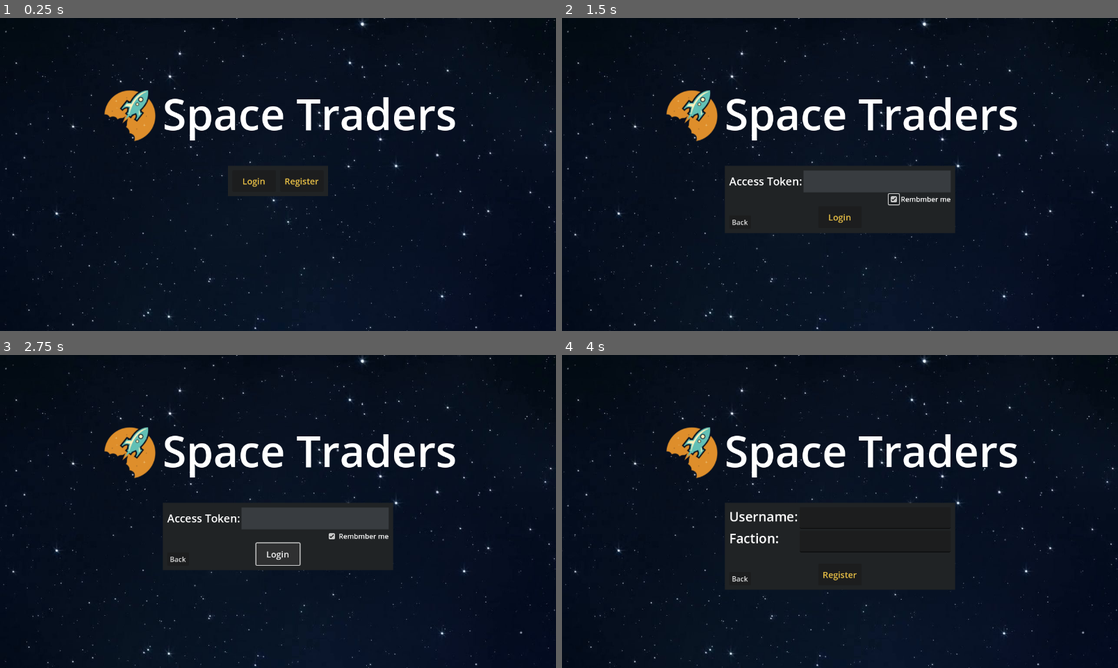
Above: before the commit, frames 1-4 (two rows, left to right).
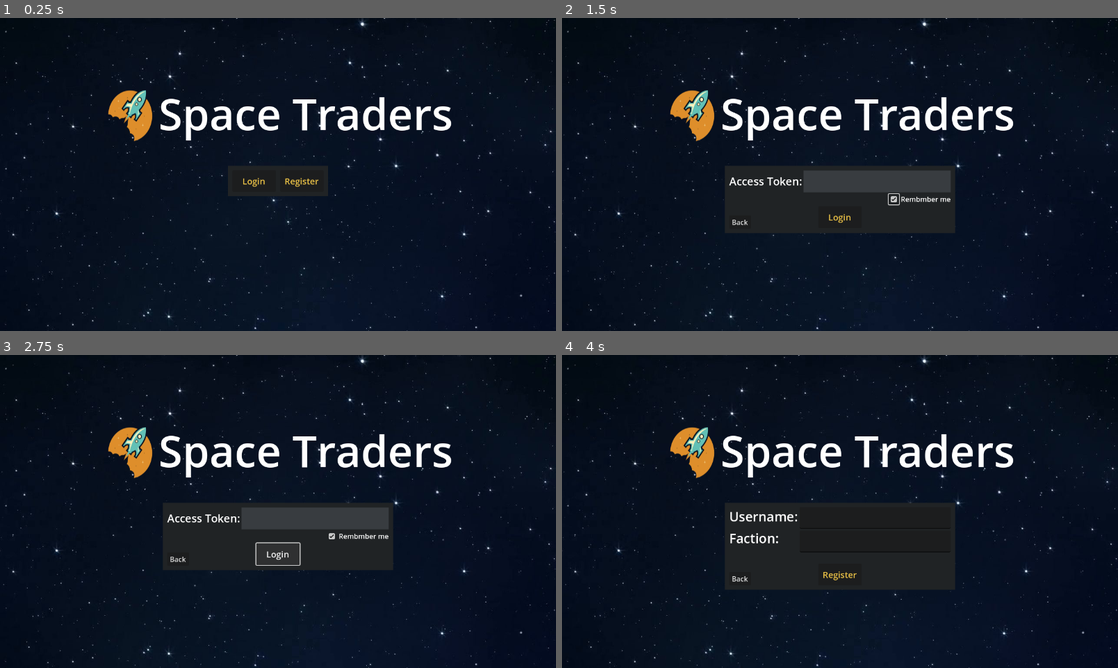
Above: after the commit, the same moments.

Repository: jzocher/space_traders_ui
Game: Godot game, scene res://Scenes/title_screen.tscn
Same seed, same stepped clock (60 frames per second), same inputs: the game is played once before the commit and once after it.
Inputs (mouse positions are in pixels of both pictures, inside the frame that each line leads up to):
- Up to frame 1 (0.25 s): no input
- Up to frame 2 (1.5 s): click "Login" at 0.5 s; click (895, 199) at 1.25 s
- Up to frame 3 (2.75 s): click "Login" at 2 s
- Up to frame 4 (4 s): click "Back" at 2.75 s; click "Register" at 3.5 s

The runs differ from the first frame. In frame 1, 2.6% of the frame differs, in the area x 18-82%, y 23-40%; in frame 2, 2.6%; in frame 3, 2.6%; in frame 4, 2.6%.
Error before the commit: Invalid access to property or key 'text' on a base object of type 'null instance'. (res://Scripts/title_screen.gd:16)

Commit message:
Register POST request now works

Diff:
--- a/Scenes/title_screen.tscn
+++ b/Scenes/title_screen.tscn
@@ -52,7 +52,6 @@
 [node name="TextureRect" type="TextureRect" parent="HBoxContainer4"]
 layout_mode = 2
 texture = ExtResource("3_6bv1d")
-expand_mode = 2
 
 [node name="Label" type="Label" parent="HBoxContainer4"]
 layout_mode = 2
@@ -74,7 +73,7 @@
 grow_horizontal = 2
 grow_vertical = 2
 
-[node name="Choice" type="Control" parent="ControlPanel"]
+[node name="ChoiceMenu" type="Control" parent="ControlPanel"]
 visible = false
 layout_mode = 1
 anchors_preset = 5
@@ -85,7 +84,7 @@
 offset_bottom = 70.0
 grow_horizontal = 2
 
-[node name="ColorRect" type="ColorRect" parent="ControlPanel/Choice"]
+[node name="ColorRect" type="ColorRect" parent="ControlPanel/ChoiceMenu"]
 layout_mode = 1
 anchors_preset = 15
 anchor_right = 1.0
@@ -94,7 +93,7 @@
 grow_vertical = 2
 color = Color(0.12549, 0.137255, 0.145098, 1)
 
-[node name="MarginContainer" type="MarginContainer" parent="ControlPanel/Choice"]
+[node name="MarginContainer" type="MarginContainer" parent="ControlPanel/ChoiceMenu"]
 layout_mode = 1
 anchors_preset = 15
 anchor_right = 1.0
@@ -106,10 +105,10 @@
 theme_override_constants/margin_right = 10
 theme_override_constants/margin_bottom = 10
 
-[node name="Control" type="Control" parent="ControlPanel/Choice/MarginContainer"]
-layout_mode = 2
-
-[node name="Login" type="Button" parent="ControlPanel/Choice/MarginContainer/Control"]
+[node name="Control" type="Control" parent="ControlPanel/ChoiceMenu/MarginContainer"]
+layout_mode = 2
+
+[node name="LoginChoice" type="Button" parent="ControlPanel/ChoiceMenu/MarginContainer/Control"]
 layout_mode = 1
 anchors_preset = 4
 anchor_top = 0.5
@@ -122,7 +121,7 @@
 theme_override_font_sizes/font_size = 20
 text = "Login"
 
-[node name="Register" type="Button" parent="ControlPanel/Choice/MarginContainer/Control"]
+[node name="RegisterChoice" type="Button" parent="ControlPanel/ChoiceMenu/MarginContainer/Control"]
 layout_mode = 1
 anchors_preset = 6
 anchor_left = 1.0
@@ -138,7 +137,7 @@
 theme_override_font_sizes/font_size = 20
 text = "Register"
 
-[node name="Login" type="Control" parent="ControlPanel"]
+[node name="LoginMenu" type="Control" parent="ControlPanel"]
 visible = false
 layout_mode = 1
 anchors_preset = 5
@@ -149,7 +148,7 @@
 offset_bottom = 155.0
 grow_horizontal = 2
 
-[node name="ColorRect" type="ColorRect" parent="ControlPanel/Login"]
+[node name="ColorRect" type="ColorRect" parent="ControlPanel/LoginMenu"]
 layout_mode = 1
 anchors_preset = 15
 anchor_right = 1.0
@@ -160,7 +159,7 @@
 theme = SubResource("Theme_j2hr8")
 color = Color(0.12549, 0.137255, 0.145098, 1)
 
-[node name="MarginContainer" type="MarginContainer" parent="ControlPanel/Login"]
+[node name="MarginContainer" type="MarginContainer" parent="ControlPanel/LoginMenu"]
 layout_mode = 1
 anchors_preset = 15
 anchor_right = 1.0
@@ -172,56 +171,55 @@
 theme_override_constants/margin_right = 10
 theme_override_constants/margin_bottom = 10
 
-[node name="VBoxContainer" type="VBoxContainer" parent="ControlPanel/Login/MarginContainer"]
+[node name="VBoxContainer" type="VBoxContainer" parent="ControlPanel/LoginMenu/MarginContainer"]
 layout_mode = 2
 alignment = 1
 
-[node name="HBoxContainer" type="HBoxContainer" parent="ControlPanel/Login/MarginContainer/VBoxContainer"]
-layout_mode = 2
-
-[node name="Label" type="Label" parent="ControlPanel/Login/MarginContainer/VBoxContainer/HBoxContainer"]
+[node name="HBoxContainer" type="HBoxContainer" parent="ControlPanel/LoginMenu/MarginContainer/VBoxContainer"]
+layout_mode = 2
+
+[node name="Label" type="Label" parent="ControlPanel/LoginMenu/MarginContainer/VBoxContainer/HBoxContainer"]
 layout_mode = 2
 theme = SubResource("Theme_6ux4e")
 text = "Access Token:"
 
-[node name="TokenTextbox" type="TextEdit" parent="ControlPanel/Login/MarginContainer/VBoxContainer/HBoxContainer"]
+[node name="TokenTextbox" type="TextEdit" parent="ControlPanel/LoginMenu/MarginContainer/VBoxContainer/HBoxContainer"]
 custom_minimum_size = Vector2(0, 50)
 layout_mode = 2
 size_flags_horizontal = 3
 theme_override_colors/background_color = Color(0.219608, 0.235294, 0.25098, 1)
 theme_override_colors/font_color = Color(1, 1, 1, 1)
 
-[node name="HBoxContainer5" type="HBoxContainer" parent="ControlPanel/Login/MarginContainer/VBoxContainer"]
+[node name="HBoxContainer5" type="HBoxContainer" parent="ControlPanel/LoginMenu/MarginContainer/VBoxContainer"]
 layout_mode = 2
 alignment = 2
 
-[node name="RememberCheckBox" type="CheckBox" parent="ControlPanel/Login/MarginContainer/VBoxContainer/HBoxContainer5"]
-layout_mode = 2
-
-[node name="RememberLabel" type="Label" parent="ControlPanel/Login/MarginContainer/VBoxContainer/HBoxContainer5"]
+[node name="RememberCheckBox" type="CheckBox" parent="ControlPanel/LoginMenu/MarginContainer/VBoxContainer/HBoxContainer5"]
+layout_mode = 2
+
+[node name="RememberLabel" type="Label" parent="ControlPanel/LoginMenu/MarginContainer/VBoxContainer/HBoxContainer5"]
 layout_mode = 2
 text = "Rembmber me"
 
-[node name="HBoxContainer3" type="HBoxContainer" parent="ControlPanel/Login/MarginContainer/VBoxContainer"]
+[node name="HBoxContainer3" type="HBoxContainer" parent="ControlPanel/LoginMenu/MarginContainer/VBoxContainer"]
 layout_mode = 2
 alignment = 1
 
-[node name="LoginBtn" type="Button" parent="ControlPanel/Login/MarginContainer/VBoxContainer/HBoxContainer3"]
+[node name="LoginBtn" type="Button" parent="ControlPanel/LoginMenu/MarginContainer/VBoxContainer/HBoxContainer3"]
 custom_minimum_size = Vector2(100, 50)
 layout_mode = 2
 theme_override_colors/font_color = Color(0.913725, 0.752941, 0.27451, 1)
 theme_override_font_sizes/font_size = 20
 text = "Login"
 
-[node name="BackBtn" type="Button" parent="ControlPanel/Login/MarginContainer"]
+[node name="BackBtn" type="Button" parent="ControlPanel/LoginMenu/MarginContainer"]
 custom_minimum_size = Vector2(50, 0)
 layout_mode = 2
 size_flags_horizontal = 0
 size_flags_vertical = 8
 text = "Back"
 
-[node name="Register" type="Control" parent="ControlPanel"]
-visible = false
+[node name="RegisterMenu" type="Control" parent="ControlPanel"]
 layout_mode = 1
 anchors_preset = 5
 anchor_left = 0.5
@@ -231,7 +229,7 @@
 offset_bottom = 200.0
 grow_horizontal = 2
 
-[node name="ColorRect" type="ColorRect" parent="ControlPanel/Register"]
+[node name="ColorRect" type="ColorRect" parent="ControlPanel/RegisterMenu"]
 layout_mode = 1
 anchors_preset = 15
 anchor_right = 1.0
@@ -240,7 +238,7 @@
 grow_vertical = 2
 color = Color(0.12549, 0.137255, 0.145098, 1)
 
-[node name="MarginContainer" type="MarginContainer" parent="ControlPanel/Register"]
+[node name="MarginContainer" type="MarginContainer" parent="ControlPanel/RegisterMenu"]
 layout_mode = 1
 anchors_preset = 15
 anchor_right = 1.0
@@ -252,48 +250,48 @@
 theme_override_constants/margin_right = 10
 theme_override_constants/margin_bottom = 10
 
-[node name="Control" type="Control" parent="ControlPanel/Register/MarginContainer"]
-layout_mode = 2
-
-[node name="VBoxContainer" type="VBoxContainer" parent="ControlPanel/Register/MarginContainer/Control"]
-layout_mode = 1
-anchors_preset = 15
-anchor_right = 1.0
-anchor_bottom = 1.0
-grow_horizontal = 2
-grow_vertical = 2
-
-[node name="HBoxContainer" type="HBoxContainer" parent="ControlPanel/Register/MarginContainer/Control/VBoxContainer"]
-layout_mode = 2
-
-[node name="VBoxContainer" type="VBoxContainer" parent="ControlPanel/Register/MarginContainer/Control/VBoxContainer/HBoxContainer"]
+[node name="Control" type="Control" parent="ControlPanel/RegisterMenu/MarginContainer"]
+layout_mode = 2
+
+[node name="VBoxContainer" type="VBoxContainer" parent="ControlPanel/RegisterMenu/MarginContainer/Control"]
+layout_mode = 1
+anchors_preset = 15
+anchor_right = 1.0
+anchor_bottom = 1.0
+grow_horizontal = 2
+grow_vertical = 2
+
+[node name="HBoxContainer" type="HBoxContainer" parent="ControlPanel/RegisterMenu/MarginContainer/Control/VBoxContainer"]
+layout_mode = 2
+
+[node name="VBoxContainer" type="VBoxContainer" parent="ControlPanel/RegisterMenu/MarginContainer/Control/VBoxContainer/HBoxContainer"]
 layout_mode = 2
 theme_override_constants/separation = 8
 
-[node name="AgentSymbolLabel" type="Label" parent="ControlPanel/Register/MarginContainer/Control/VBoxContainer/HBoxContainer/VBoxContainer"]
+[node name="AgentSymbolLabel" type="Label" parent="ControlPanel/RegisterMenu/MarginContainer/Control/VBoxContainer/HBoxContainer/VBoxContainer"]
 layout_mode = 2
 theme = SubResource("Theme_6ktxs")
 text = "Username:"
 
-[node name="FactionLabel" type="Label" parent="ControlPanel/Register/MarginContainer/Control/VBoxContainer/HBoxContainer/VBoxContainer"]
+[node name="FactionLabel" type="Label" parent="ControlPanel/RegisterMenu/MarginContainer/Control/VBoxContainer/HBoxContainer/VBoxContainer"]
 layout_mode = 2
 theme = SubResource("Theme_ky3jn")
 text = "Faction:"
 
-[node name="VBoxContainer2" type="VBoxContainer" parent="ControlPanel/Register/MarginContainer/Control/VBoxContainer/HBoxContainer"]
+[node name="VBoxContainer2" type="VBoxContainer" parent="ControlPanel/RegisterMenu/MarginContainer/Control/VBoxContainer/HBoxContainer"]
 layout_mode = 2
 size_flags_horizontal = 3
 
-[node name="AgentSymbolText" type="TextEdit" parent="ControlPanel/Register/MarginContainer/Control/VBoxContainer/HBoxContainer/VBoxContainer2"]
+[node name="AgentSymbolText" type="TextEdit" parent="ControlPanel/RegisterMenu/MarginContainer/Control/VBoxContainer/HBoxContainer/VBoxContainer2"]
 custom_minimum_size = Vector2(50, 50)
 layout_mode = 2
 
-[node name="FactionText" type="TextEdit" parent="ControlPanel/Register/MarginContainer/Control/VBoxContainer/HBoxContainer/VBoxContainer2"]
+[node name="FactionText" type="TextEdit" parent="ControlPanel/RegisterMenu/MarginContainer/Control/VBoxContainer/HBoxContainer/VBoxContainer2"]
 custom_minimum_size = Vector2(0, 50)
 layout_mode = 2
 size_flags_vertical = 3
 
-[node name="Register" type="Button" parent="ControlPanel/Register/MarginContainer/Control"]
+[node name="RegisterBtn" type="Button" parent="ControlPanel/RegisterMenu/MarginContainer/Control"]
 layout_mode = 1
 anchors_preset = 7
 anchor_left = 0.5
@@ -309,7 +307,7 @@
 theme_override_font_sizes/font_size = 20
 text = "Register"
 
-[node name="BackBtn" type="Button" parent="ControlPanel/Register/MarginContainer"]
+[node name="BackBtn" type="Button" parent="ControlPanel/RegisterMenu/MarginContainer"]
 custom_minimum_size = Vector2(50, 0)
 layout_mode = 2
 size_flags_horizontal = 0
@@ -319,8 +317,9 @@
 
 [node name="HTTPRequest" type="HTTPRequest" parent="."]
 
-[connection signal="pressed" from="ControlPanel/Choice/MarginContainer/Control/Login" to="." method="_on_login_pressed"]
-[connection signal="pressed" from="ControlPanel/Choice/MarginContainer/Control/Register" to="." method="_on_register_pressed"]
-[connection signal="pressed" from="ControlPanel/Login/MarginContainer/VBoxContainer/HBoxContainer3/LoginBtn" to="." method="_on_login_btn_pressed"]
-[connection signal="pressed" from="ControlPanel/Login/MarginContainer/BackBtn" to="." method="_on_back_btn_pressed"]
-[connection signal="pressed" from="ControlPanel/Register/MarginContainer/BackBtn" to="." method="_on_back_btn_pressed"]
+[connection signal="pressed" from="ControlPanel/ChoiceMenu/MarginContainer/Control/LoginChoice" to="." method="_on_login_choice_pressed"]
+[connection signal="pressed" from="ControlPanel/ChoiceMenu/MarginContainer/Control/RegisterChoice" to="." method="_on_register_choice_pressed"]
+[connection signal="pressed" from="ControlPanel/LoginMenu/MarginContainer/VBoxContainer/HBoxContainer3/LoginBtn" to="." method="_on_login_btn_pressed"]
+[connection signal="pressed" from="ControlPanel/LoginMenu/MarginContainer/BackBtn" to="." method="_on_back_btn_pressed"]
+[connection signal="pressed" from="ControlPanel/RegisterMenu/MarginContainer/Control/RegisterBtn" to="." method="_on_register_btn_pressed"]
+[connection signal="pressed" from="ControlPanel/RegisterMenu/MarginContainer/BackBtn" to="." method="_on_back_btn_pressed"]
--- a/Scripts/overview.gd
+++ b/Scripts/overview.gd
@@ -5,7 +5,7 @@
 var start_pos = Vector2i()
 # Called when the node enters the scene tree for the first time.
 func _ready():
-	pass
+	$HBoxContainer/Body/TopBar/TitleBar/Title.text += " - "+agent_info.agent_name
 	#$MarginContainer/VBoxContainer/HBoxContainer/GreetingLabel.text += agent_info.agent_name
 	#$MarginContainer/VBoxContainer/HBoxContainer/CreditsLabel.text += str(agent_info.credits)
 
--- a/Scripts/title_screen.gd
+++ b/Scripts/title_screen.gd
@@ -3,9 +3,9 @@
 # @onready var agent_info = get_node("/root/agent_info")
 # Called when the node enters the scene tree for the first time.
 func _ready():
-	$ControlPanel/Choice.visible = true
-	$ControlPanel/Register.visible = false
-	$ControlPanel/Login.visible = false
+	$ControlPanel/ChoiceMenu.visible = true
+	$ControlPanel/RegisterMenu.visible = false
+	$ControlPanel/LoginMenu.visible = false
 
 
 # Called every frame. 'delta' is the elapsed time since the previous frame.
@@ -13,38 +13,57 @@
 	pass
 
 func _on_login_btn_pressed():
-	if $Container/VBoxContainer/HBoxContainer/TokenTextbox.text != "":
-		var options = ["Content-Type: application/json","Authorization: Bearer "+$Container/VBoxContainer/HBoxContainer/TokenTextbox.text]
-		$HTTPRequest.request_completed.connect(_on_request_completed)
+	var agent_token = $ControlPanel/LoginMenu/MarginContainer/VBoxContainer/HBoxContainer/TokenTextbox.text
+	if agent_token != "":
+		print(agent_token)
+		var options = ["Content-Type: application/json","Authorization: Bearer "+agent_token]
+		$HTTPRequest.request_completed.connect(_on_login_request_completed)
 		$HTTPRequest.request("https://api.spacetraders.io/v2/my/agent", options)
 
-func _on_request_completed(_result, _response_code, _headers, body):
-	var json = JSON.parse_string(body.get_string_from_utf8())
-	print(json["data"]["accountId"])
-#	agent_info.account_id = json["data"]["accountId"]
-#	agent_info.agent_name 	= json["data"]["symbol"]
-#	agent_info.headquarters = json["data"]["headquarters"]
-#	agent_info.credits = json["data"]["credits"]
-#	get_tree().change_scene_to_file("res://Scenes/overview.tscn")
-	print("ID: ",agent_info.account_id,
-		"\nNAME: ",agent_info.agent_name,
-		"\nHEADQUARTERS: ",agent_info.headquarters,
-		"\nCREDITS: ",agent_info.credits)
+func _on_login_request_completed(result, response_code, _headers, body):
+	if result == $HTTPRequest.RESULT_SUCCESS:
+		var json = JSON.parse_string(body.get_string_from_utf8())
+		print("Success:\n",json,"\n",result,"\n", response_code)
+		agent_info.account_id = json["data"]["accountId"]
+		agent_info.agent_name 	= json["data"]["symbol"]
+		agent_info.headquarters = json["data"]["headquarters"]
+		agent_info.credits = json["data"]["credits"]
+		get_tree().change_scene_to_file("res://Scenes/overview.tscn")
+	else:
+		print("Error:\n",result, response_code)
 
 
-func _on_login_pressed():
-	$ControlPanel/Choice.visible = false
-	$ControlPanel/Register.visible = false
-	$ControlPanel/Login.visible = true
+func _on_register_btn_pressed():
+	var reg_username = $ControlPanel/RegisterMenu/MarginContainer/Control/VBoxContainer/HBoxContainer/VBoxContainer2/AgentSymbolText.text.to_upper()
+	var reg_faction = $ControlPanel/RegisterMenu/MarginContainer/Control/VBoxContainer/HBoxContainer/VBoxContainer2/FactionText.text.to_upper()
+	if reg_username != "" and reg_faction != "":
+		var url = "https://api.spacetraders.io/v2/register"
+		var headers = ["Content-Type: application/json"]
+		var body = JSON.stringify({"symbol":reg_username,"faction":reg_faction})
+		$HTTPRequest.request_completed.connect(_on_register_request_completed)
+		$HTTPRequest.request(url, headers, true, HTTPClient.METHOD_POST, body)
 
 
-func _on_register_pressed():
-	$ControlPanel/Choice.visible = false
-	$ControlPanel/Register.visible = true
-	$ControlPanel/Login.visible = false
+func _on_register_request_completed(result, response_code, _headers, body):
+	if result == $HTTPRequest.RESULT_SUCCESS:
+		var json = JSON.parse_string(body.get_string_from_utf8())
+		print(json)
+	else:
+		print("Error:\n","result: ", result, "\nresponse: ", response_code)
+
+func _on_register_choice_pressed():
+	$ControlPanel/ChoiceMenu.visible = false
+	$ControlPanel/RegisterMenu.visible = true
+	$ControlPanel/LoginMenu.visible = false
+
+
+func _on_login_choice_pressed():
+	$ControlPanel/ChoiceMenu.visible = false
+	$ControlPanel/RegisterMenu.visible = false
+	$ControlPanel/LoginMenu.visible = true
 
 
 func _on_back_btn_pressed():
-	$ControlPanel/Choice.visible = true
-	$ControlPanel/Register.visible = false
-	$ControlPanel/Login.visible = false
+	$ControlPanel/ChoiceMenu.visible = true
+	$ControlPanel/RegisterMenu.visible = false
+	$ControlPanel/LoginMenu.visible = false
Not shown, changed: Assets/Icons/maximize.svg.import
Not shown, changed: Assets/Icons/settings.svg.import
